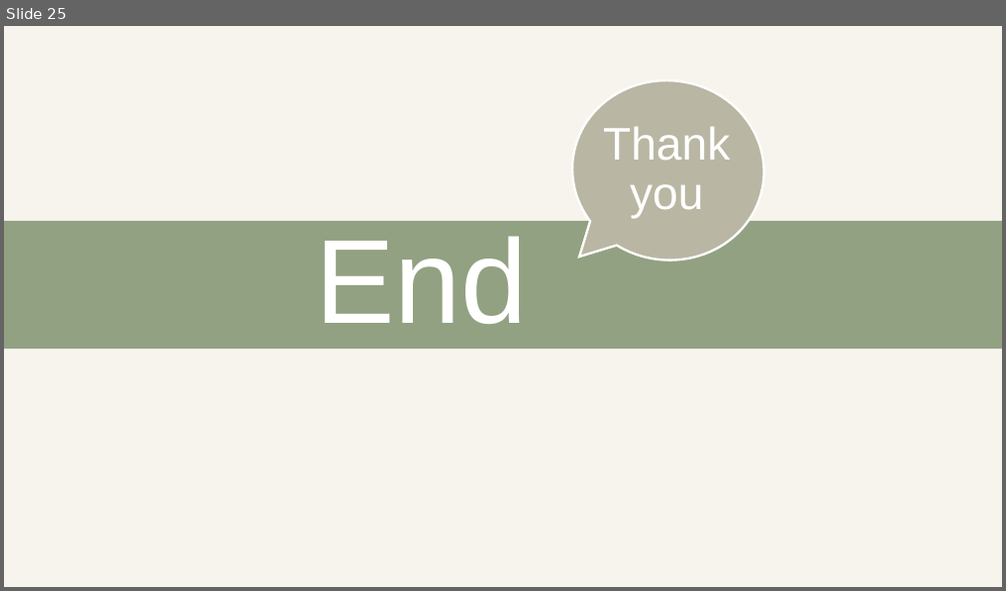
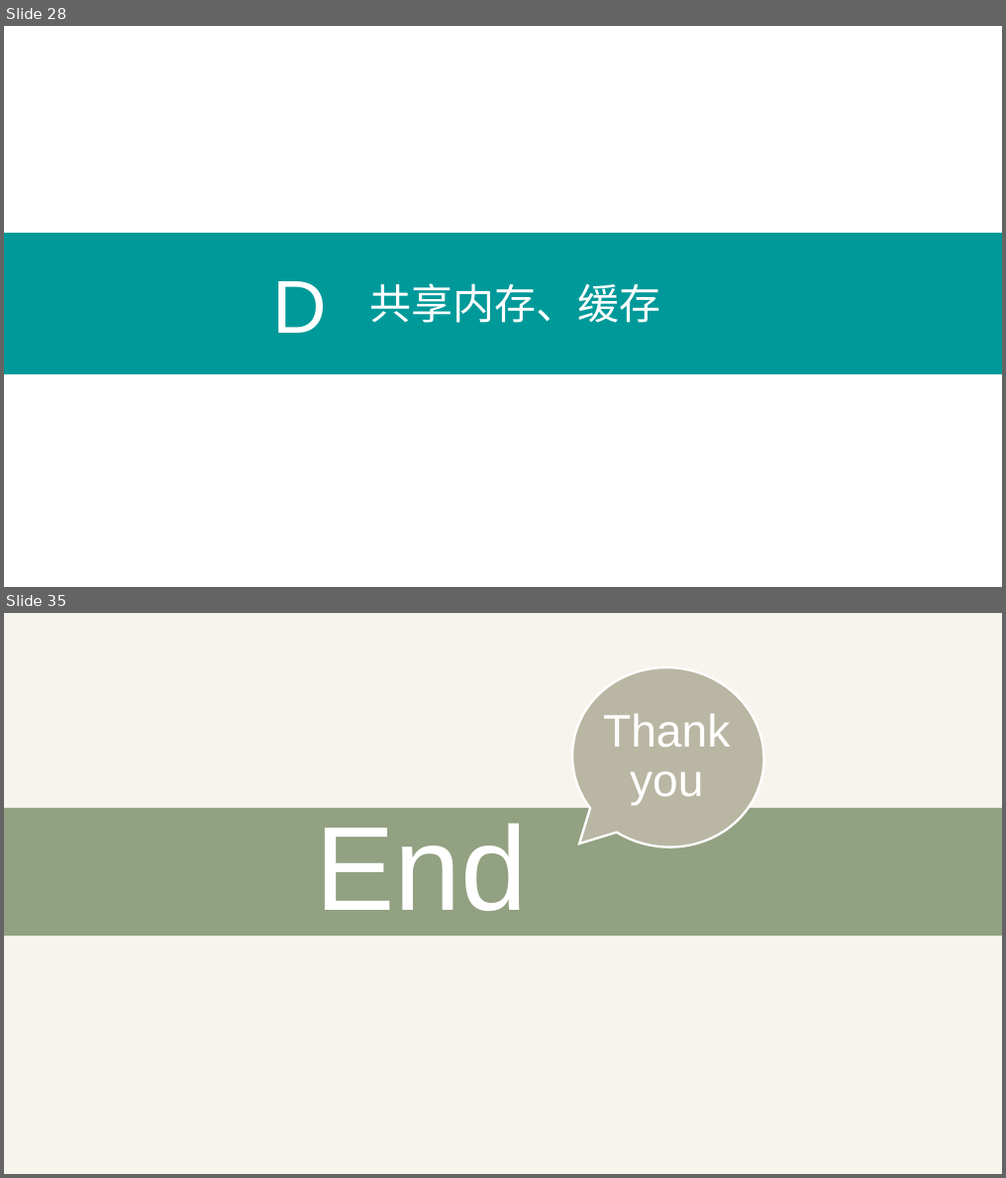
Before and after one commit to coder-zhuyu/OpenResty-share, a slide deck: openresty-share.pptx. Shown one above the other, each under a label of ours: slide 25 before the commit, slides 28 and 35 after it; the slides between them are not shown. The pictures are 1006x591 and 1006x1178 pixels, drawn with LibreOffice and Linux fonts; fonts in the diff are those of the drawing. Boxes give left, top, right and bottom in pixels: in the first picture for what was removed or moved away, otherwise in the second. Text is boxed around its words. In the diff, an @@ line names an element or a change of style, - is before the commit and + after.

```diff
--- a/openresty-share.pptx
+++ b/openresty-share.pptx
@@ slide 28 added at [4, 26, 1002, 587], background #FFFFFF @@
@@ rectangle added at [4, 233, 1002, 374], fill #009999 @@
@@ text added at [273, 281, 328, 333], 72 pt, text #FFFFFF @@
+D
@@ title added at [370, 283, 661, 323], 40 pt, text #FFFFFF @@
+共享内存、缓存
@@ what was slide 25 is now slide 35 @@
```
Also in this commit, not shown: 13 slides changed, 9 other slides added, 14 other files.
